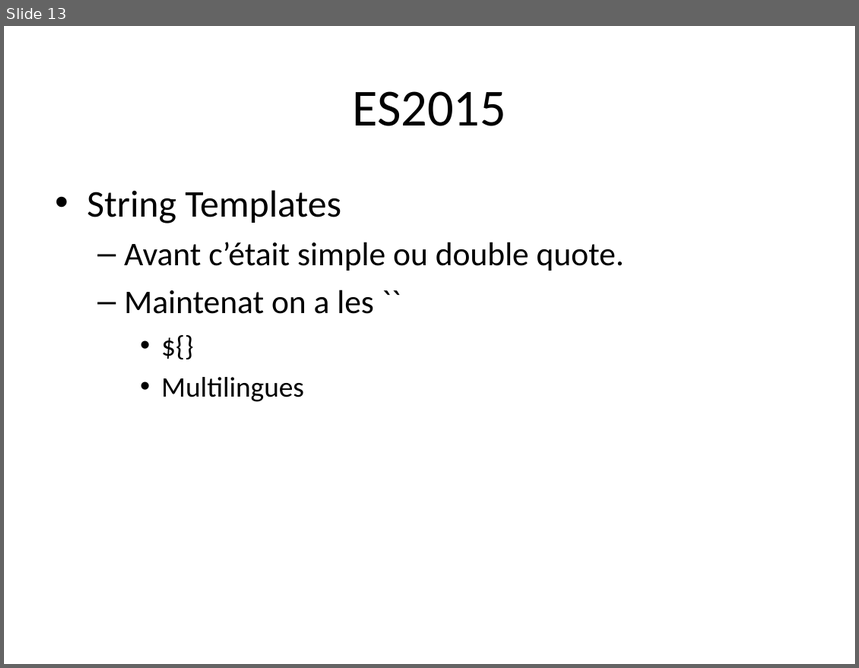
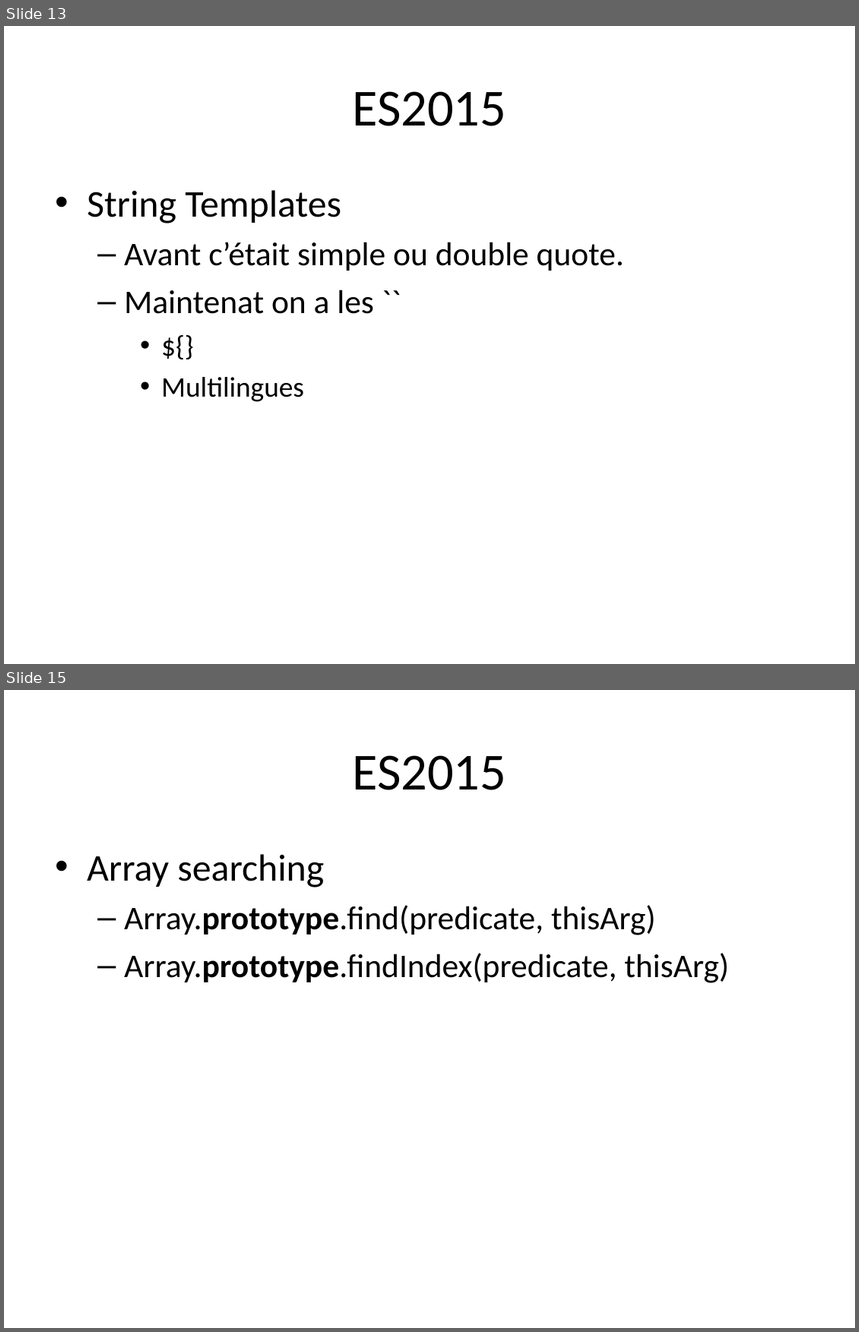
Before and after one commit to mehdizyane/formation_es2015, a slide deck: ES2015.odp. Shown one above the other, each under a label of ours: slide 13 before the commit, slides 13 and 15 after it; the slides between them are not shown. The pictures are 859x668 and 859x1332 pixels, drawn with LibreOffice and Linux fonts; fonts in the diff are those of the drawing. Boxes give left, top, right and bottom in pixels: in the first picture for what was removed or moved away, otherwise in the second. Text is boxed around its words. In the diff, an @@ line names an element or a change of style, - is before the commit and + after.

```diff
--- a/ES2015.odp
+++ b/ES2015.odp
@@ slide 15 added at <box>4,690,855,1328</box>, background #FFFFFF @@
@@ title added at <box>352,755,506,790</box>, 44 pt, text #000000 @@
+ES2015
@@ text added at <box>87,854,730,983</box>, 28 pt, text #000000 @@
+• Array searching
+  – Array.prototype.find(predicate, thisArg)
+  – Array.prototype.findIndex(predicate, thisArg)
```
Also in this commit, not shown: 9 other slides added, 14 other files.
